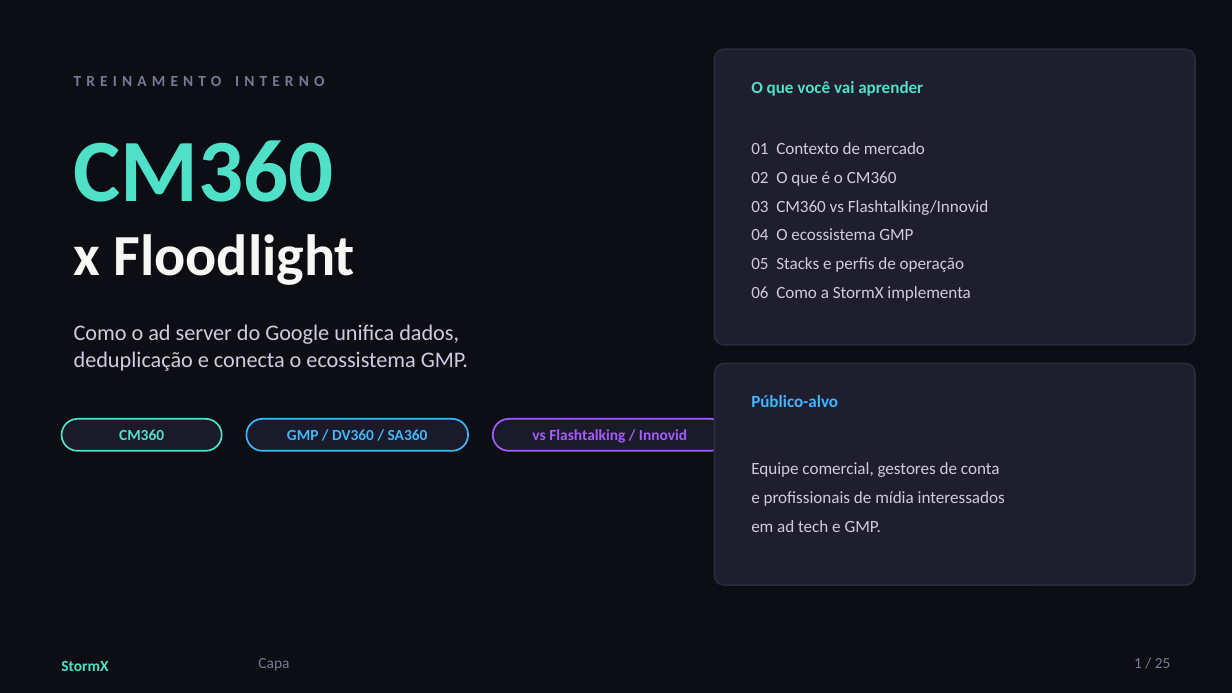
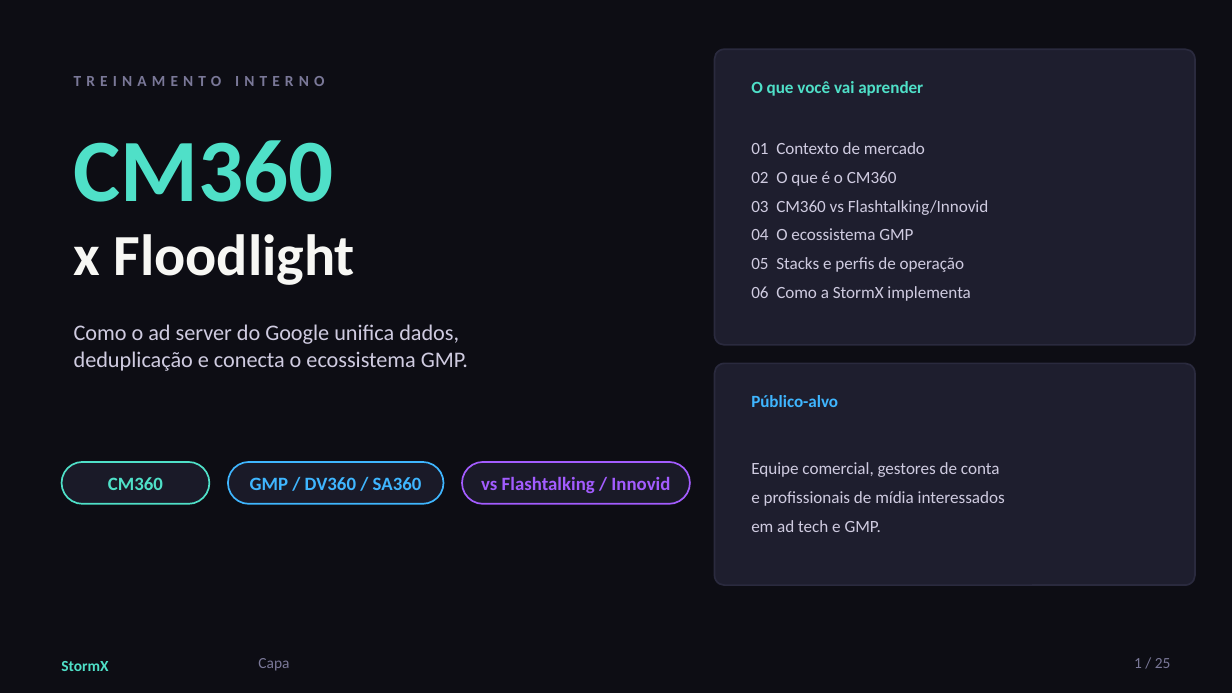
Before and after one commit to falssp/Projeto-NC, a slide deck: slide 1 of Treinamentos/CM360XFT-IN/StormX_-_CM360xFTIN_v01.pptx. Drawn at 1232x693 pixels with LibreOffice and Linux fonts; fonts in the diff are those of the drawing. Boxes give left, top, right and bottom in pixels: in the first picture for what was removed or moved away, otherwise in the second. Text is boxed around its words. In the diff, an @@ line names an element or a change of style, - is before the commit and + after.

```diff
--- a/Treinamentos/CM360XFT-IN/StormX_-_CM360xFTIN_v01.pptx
+++ b/Treinamentos/CM360XFT-IN/StormX_-_CM360xFTIN_v01.pptx
@@ text "CM360": place and size @@
-text "CM360" at <box>119,429,164,440</box>
+text "CM360" at <box>108,477,163,490</box>
@@ rounded rectangle: place and size @@
-rounded rectangle at <box>62,419,222,451</box>
+rounded rectangle at <box>62,462,209,504</box>
@@ text "GMP / DV360 / SA360": place and size @@
-text "GMP / DV360 / SA360" at <box>287,429,428,440</box>
+text "GMP / DV360 / SA360" at <box>250,477,422,490</box>
@@ rounded rectangle: place and size @@
-rounded rectangle at <box>246,419,468,451</box>
+rounded rectangle at <box>228,462,444,504</box>
@@ size 9 to 11 pt in 3 elements at <box>108,477,163,490</box>, <box>250,477,422,490</box>, <box>481,476,670,493</box> @@
@@ text "vs Flashtalking / Innovid": place and size @@
-text "vs Flashtalking / Innovid" at <box>532,429,687,443</box>
+text "vs Flashtalking / Innovid" at <box>481,476,670,493</box>
@@ rounded rectangle: place and size @@
-rounded rectangle at <box>493,419,727,451</box>
+rounded rectangle at <box>462,462,690,504</box>
```
Also in this commit, not shown: 3 other files.
